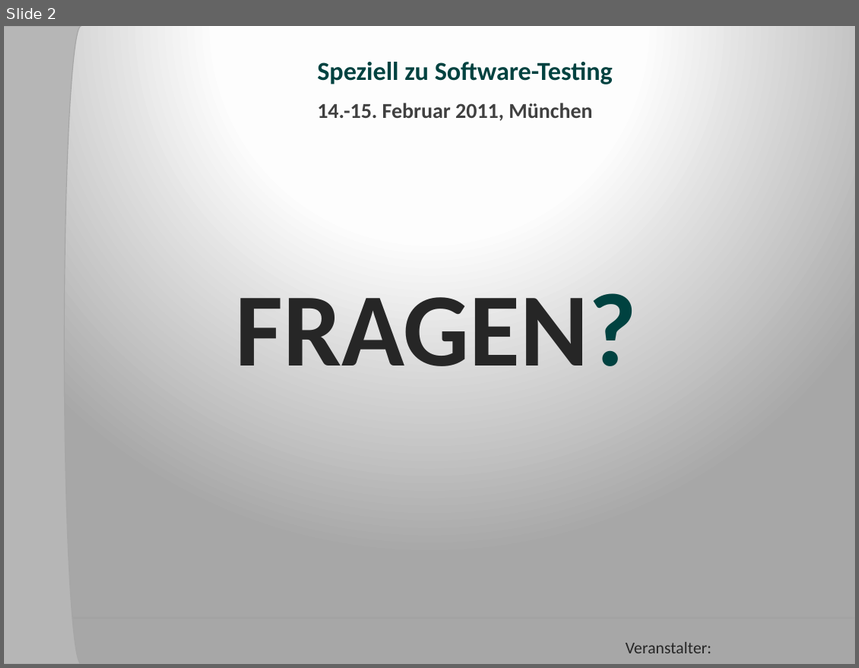
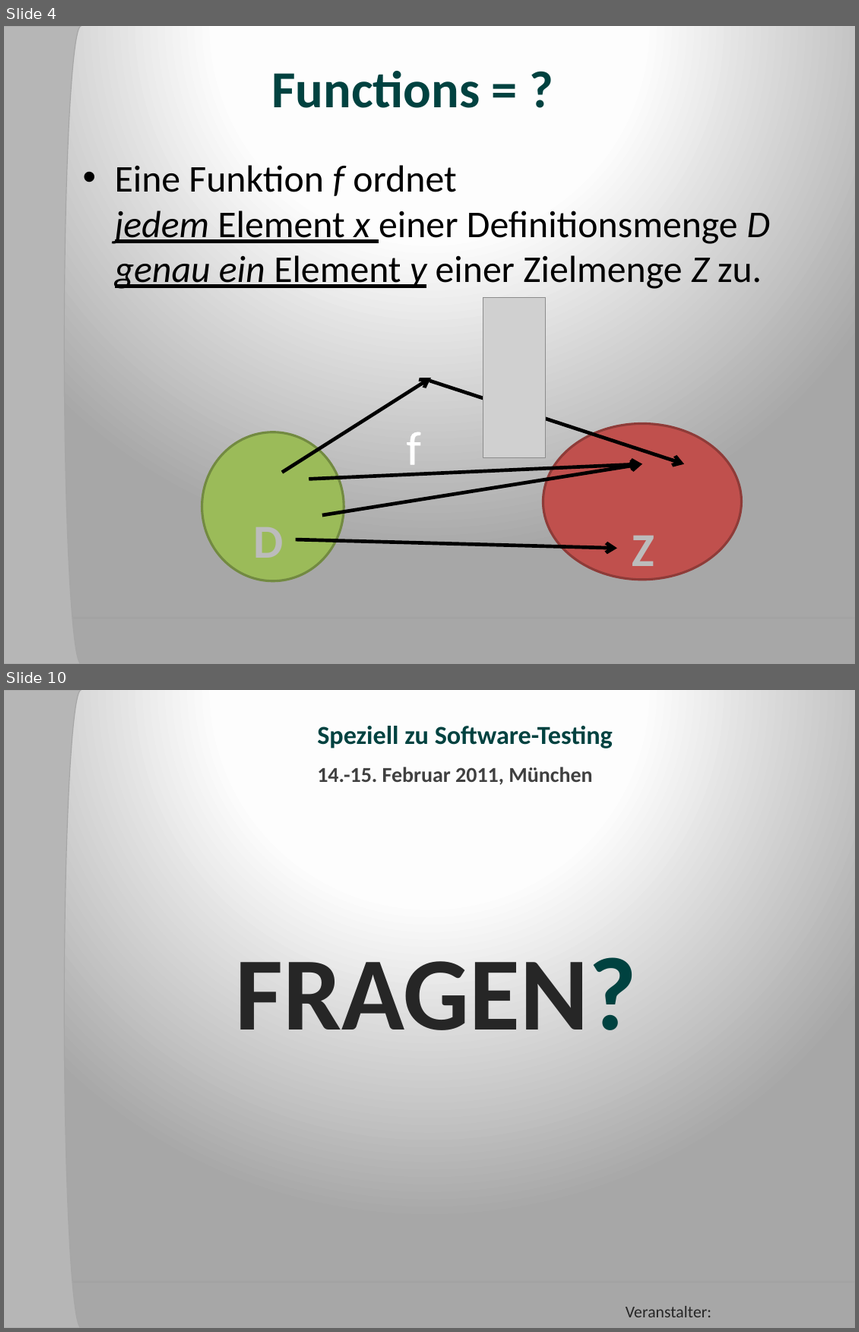
Before and after one commit to forki/NaturalSpec, a slide deck: slides/NaturalSpec_ADC2011_German.pptx. Shown one above the other, each under a label of ours: slide 2 before the commit, slides 4 and 10 after it; the slides between them are not shown. The pictures are 859x668 and 859x1332 pixels, drawn with LibreOffice and Linux fonts; fonts in the diff are those of the drawing; grey boxes stand for pictures; background and template pictures are left out. Boxes give left, top, right and bottom in pixels: in the first picture for what was removed or moved away, otherwise in the second. Text is boxed around its words. In the diff, an @@ line names an element or a change of style, - is before the commit and + after.

```diff
--- a/slides/NaturalSpec_ADC2011_German.pptx
+++ b/slides/NaturalSpec_ADC2011_German.pptx
@@ slide 4 added at [4, 26, 855, 664], background gradient #FFFFFF to #FEFEFE to #A7A7A7; not listed: 2 template elements that a slide beside it also shows @@
@@ title added at [272, 71, 480, 108], 44 pt, text #004240, bold @@
+Functions = ?
@@ text added at [115, 165, 771, 289], 32 pt, text #000000 @@
+• Eine Funktion f ordnet
+  jedem Element x einer Definitionsmenge D
+  genau ein Element y einer Zielmenge Z zu.
@@ picture added at [484, 297, 545, 458] @@
@@ arrow added from (282, 473) to (431, 378), #000000 3 pt @@
@@ arrow added from (430, 381) to (684, 465), #000000 3 pt @@
@@ ellipse added at [202, 432, 344, 581], fill #9BBB59, outline #738A42 2 pt @@
@@ text added at [407, 433, 421, 476], 40 pt, text #FFFFFF @@
+f
@@ ellipse added at [543, 423, 741, 579], fill #C0504D, outline #8E3B39 2 pt @@
@@ arrow added from (309, 479) to (642, 465), #000000 3 pt @@
@@ arrow added from (322, 515) to (642, 465), #000000 3 pt @@
@@ text added at [245, 507, 415, 572], 40 pt, text #BDBDBD, bold @@
+D
@@ arrow added from (296, 540) to (617, 549), #000000 3 pt @@
@@ text added at [633, 536, 655, 566], 40 pt, text #BDBDBD, bold @@
+Z
@@ what was slide 2 is now slide 10 @@
```
Also in this commit, not shown: 8 other slides added, 1 slide removed.
